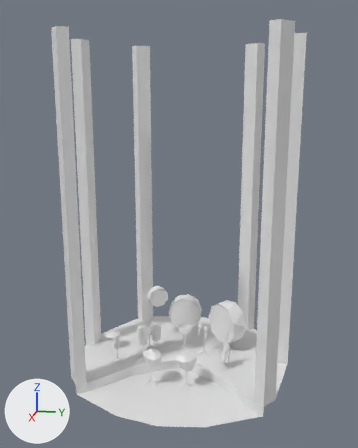
The COLLADA model models/scenery.dae, before and after one commit.
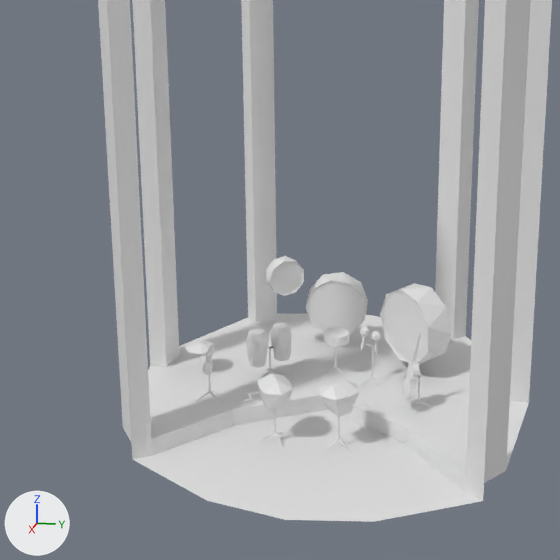
Each version appears first whole from a camera (50 mm lens) standing at (44.5, 8.8, 25.2) and looking at (-0.2, -0.2, 14.0), and next in a close-up on the part from 2% to 85% of the width and 33% to 100% of the height. The lights are fixed; the arrows at lower left show +X, +Y and +Z. Where no turn or scale is listed for an object, it has been applied to the vertices.

Objects in the first close-up: 'decor-Umbrella', 'decor-building', 'inst-Timbal', 'inst-bombo_000', 'inst-bombo_001', 'inst-bombo_002', 'instSub-Organillo-Cuerpo', 'instSub-Organillo-Cuerpo_001'.
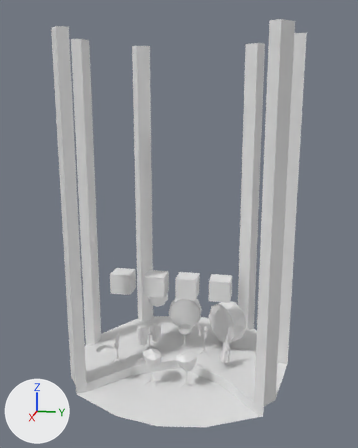
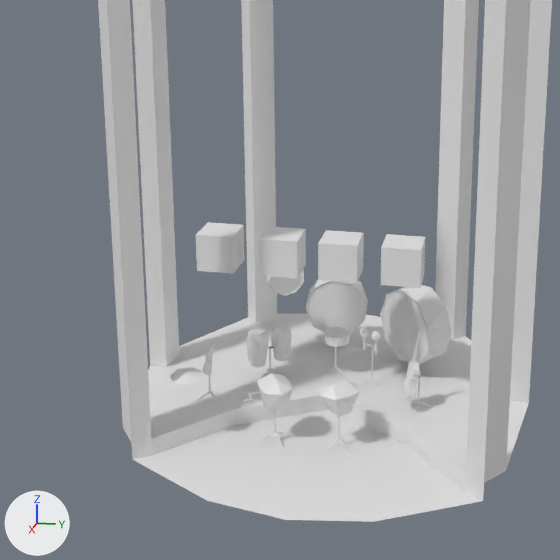
Changed parts and their boxes (x1, y1, x2, y2) in the close-ups (560 x 560 px):
```json
{"object": "Cube-000", "change": "added", "after": [259, 226, 306, 279]}
{"object": "Cube-001", "change": "added", "after": [196, 222, 244, 274]}
{"object": "Cube-002", "change": "added", "after": [318, 230, 364, 283]}
{"object": "Cube-003", "change": "added", "after": [381, 234, 425, 288]}
{"object": "decor-Umbrella", "change": "moved", "before": [185, 340, 214, 362], "after": [169, 367, 203, 394]}
```

Scene script edits in JSON lines:
```json
{"op": "add", "block": "me_cube_005", "code": ["me_cube_005 = bpy.data.meshes.new('Cube.005')", "me_cube_005.from_pydata(...)  # a box spanning x -1.0..1.0, y -1.0..1.0, z -1.0..1.0"]}
{"op": "set", "path": "ob_decor_umbrella.location", "old": "(-1.13, -7.52, 0.89)", "new": "(4.36, -6.31, 2.1)"}
{"op": "add", "block": "ob_cube_002", "code": ["ob_cube_002 = bpy.data.objects.new('Cube-002', me_cube_005)", "ob_cube_002.location = (0.0, 0.69, 7.93)"]}
{"op": "add", "block": "ob_cube_003", "code": ["ob_cube_003 = bpy.data.objects.new('Cube-003', me_cube_005.copy())", "ob_cube_003.location = (0.0, 3.9, 7.93)"]}
{"op": "add", "block": "ob_cube_000", "code": ["ob_cube_000 = bpy.data.objects.new('Cube-000', me_cube_005.copy())", "ob_cube_000.location = (0.0, -2.4, 7.93)"]}
{"op": "add", "block": "ob_cube_001", "code": ["ob_cube_001 = bpy.data.objects.new('Cube-001', me_cube_005.copy())", "ob_cube_001.location = (0.0, -5.79, 7.93)"]}
```
